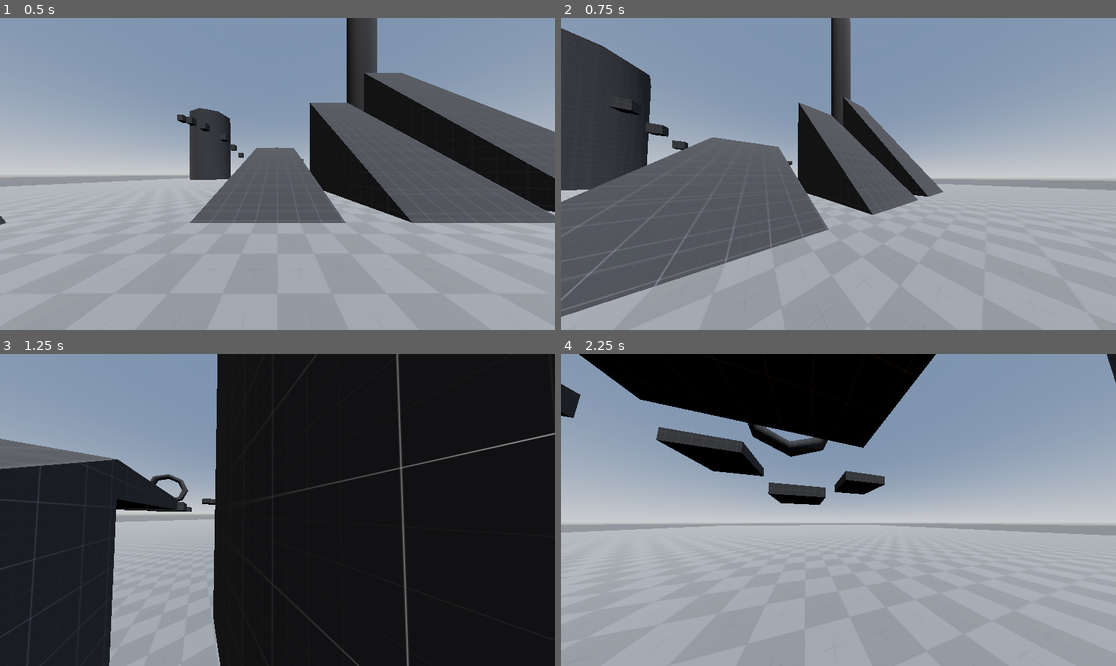
Above: before the commit, frames 1-4 (two rows, left to right).
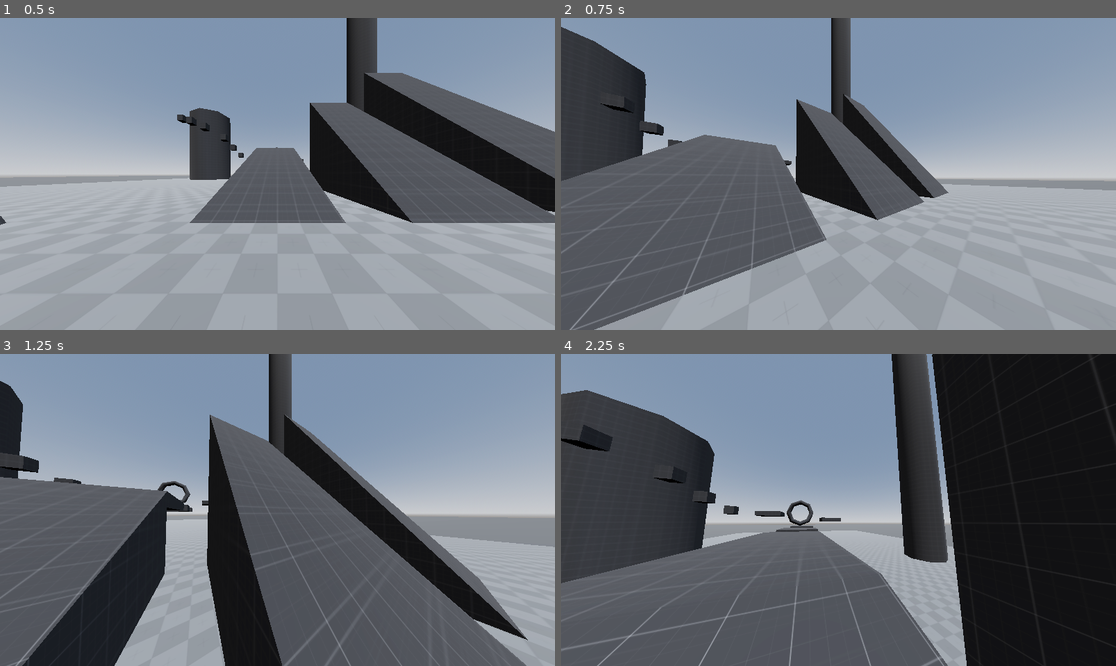
Above: after the commit, the same moments.

Repository: TimurTimergalin/team-dynamics-project-0
Game: Godot game, scene res://scenes/prototype_scene.tscn
Same seed, same stepped clock (60 frames per second), same inputs: the game is played once before the commit and once after it.
Inputs (mouse positions are in pixels of both pictures, inside the frame that each line leads up to):
- Up to frame 1 (0.5 s): no input
- Up to frame 2 (0.75 s): move the mouse to (866, 174) at 0.52 s; hold W (main_move_forward) from 0.53 s (still down); tap Ctrl (main_crouch) at 0.6 s
- Up to frame 3 (1.25 s): keep holding W (main_move_forward); tap Space (main_jump) at 0.77 s
- Up to frame 4 (2.25 s): keep holding W (main_move_forward); move the mouse to (810, 510) at 1.27 s; tap Shift (main_run) at 1.35 s; tap Space (main_jump) at 1.52 s; move the mouse to (849, 503) at 2.02 s; tap Ctrl (main_crouch) at 2.1 s

Frame 1 is identical in both runs. In frame 2, 5.8% of the frame differs, in the area x 0-99%, y 0-100%; in frame 3, 69%; in frame 4, 85%, in the area x 0-100%, y 0-100%.

Commit message:
movement settings

Diff:
--- a/resources/player/movement.tres
+++ b/resources/player/movement.tres
@@ -5,9 +5,10 @@
 [resource]
 script = ExtResource("1_tlj7n")
 walking_max_velocity = 10.0
-base_decceleration = 100.0
-jumping_max_velocity = 20.0
-jumping_acceleration = 100.0
+walking_acceleration = 200.0
+base_decceleration = 200.0
+jumping_max_velocity = 8.0
+jumping_acceleration = 200.0
 jumping_initial_velocity = 7.0
-jumping_max_control_retention = 5.0
+jumping_max_control_retention = 8.0
 free_fall_acceleration = -20.0
